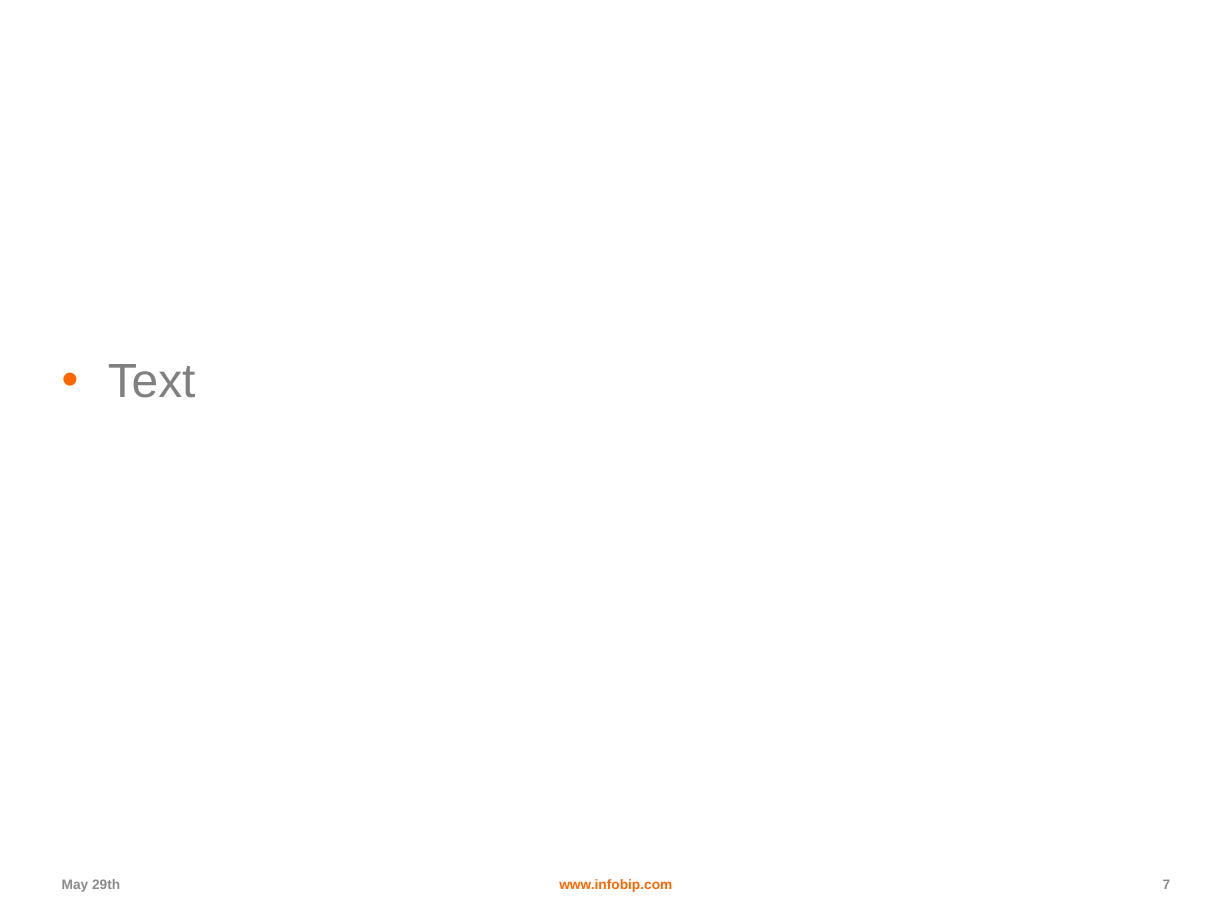
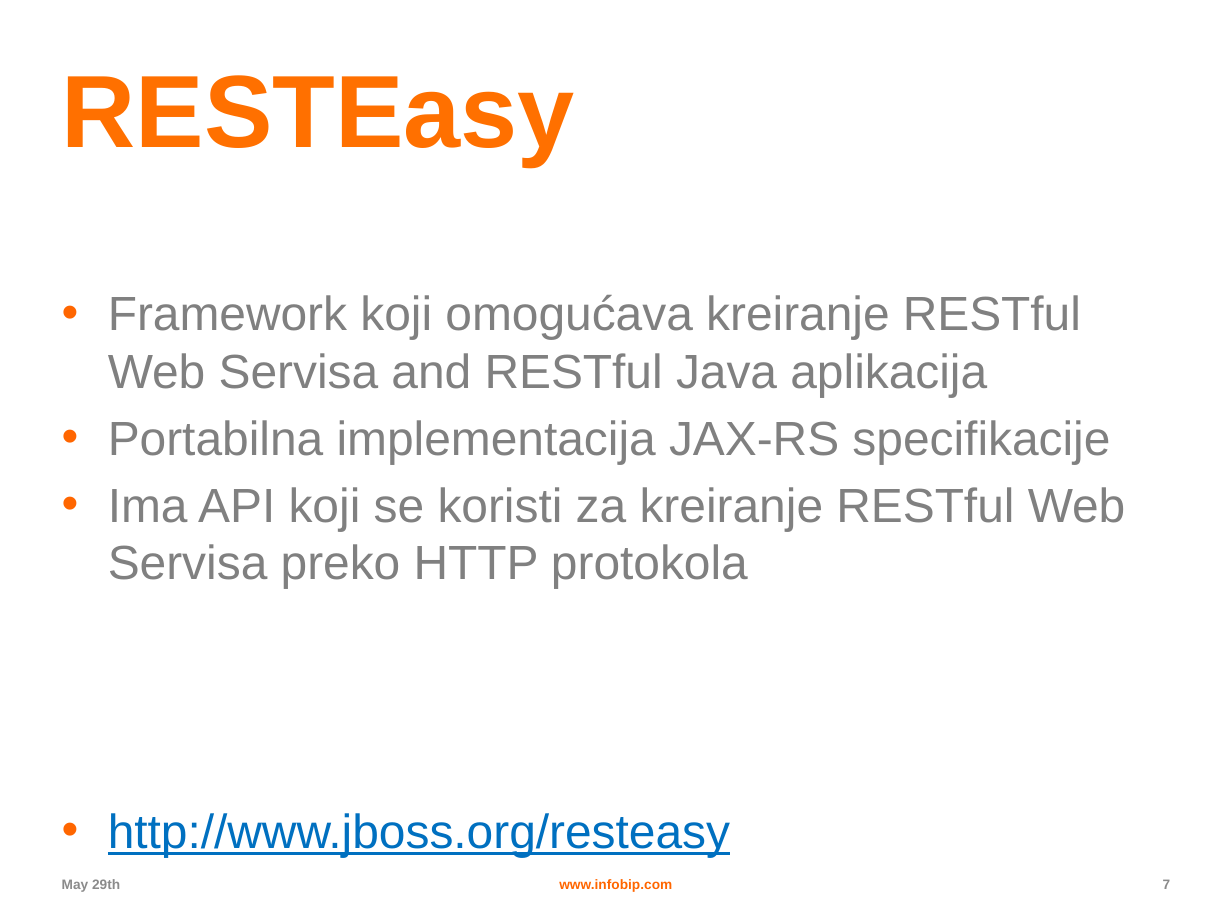
Before and after one commit to dimce011/campus201305, a slide deck: slide 7 of mpayments-help/mpayments-help-repo-rest/src/main/resources/template - Tehnologije.pptx. Drawn at 1232x924 pixels with LibreOffice and Linux fonts; fonts in the diff are those of the drawing; background and template pictures are left out. Boxes give left, top, right and bottom in pixels: in the first picture for what was removed or moved away, otherwise in the second. Text is boxed around its words. In the diff, an @@ line names an element or a change of style, - is before the commit and + after.

```diff
--- a/mpayments-help/mpayments-help-repo-rest/src/main/resources/template - Tehnologije.pptx
+++ b/mpayments-help/mpayments-help-repo-rest/src/main/resources/template - Tehnologije.pptx
@@ title added at <box>62,75,575,167</box>, 60 pt, text #FF7000, bold @@
+RESTEasy
@@ text at <box>108,295,1126,857</box>: text changed @@
-• Text
+• Framework koji omogućava kreiranje RESTful Web Servisa and RESTful Java aplikacija
+• Portabilna implementacija JAX-RS specifikacije
+• Ima API koji se koristi za kreiranje RESTful Web Servisa preko HTTP protokola
+• http://www.jboss.org/resteasy
```
Also in this commit, not shown: 4 other slides changed, 1 slide added.
